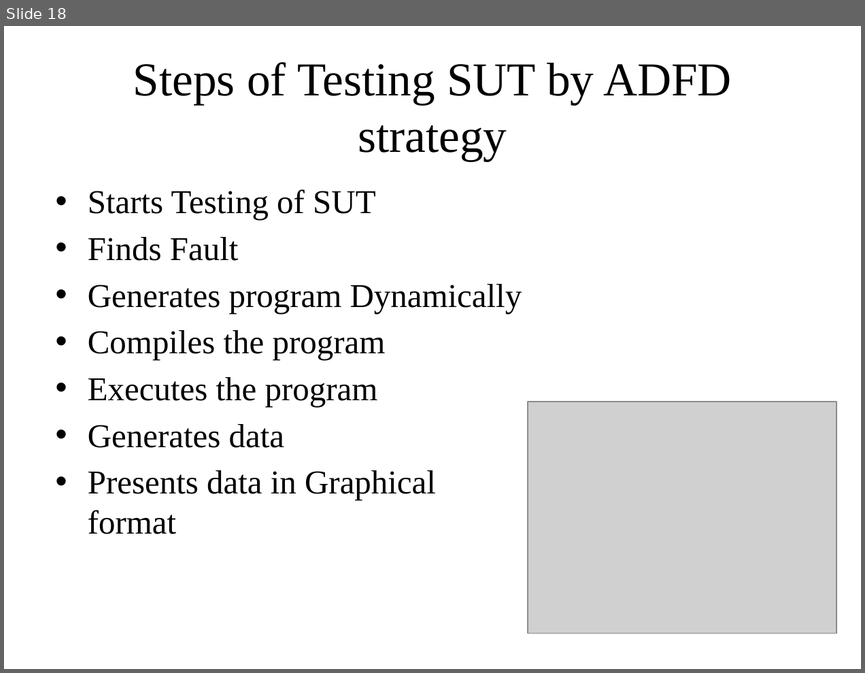
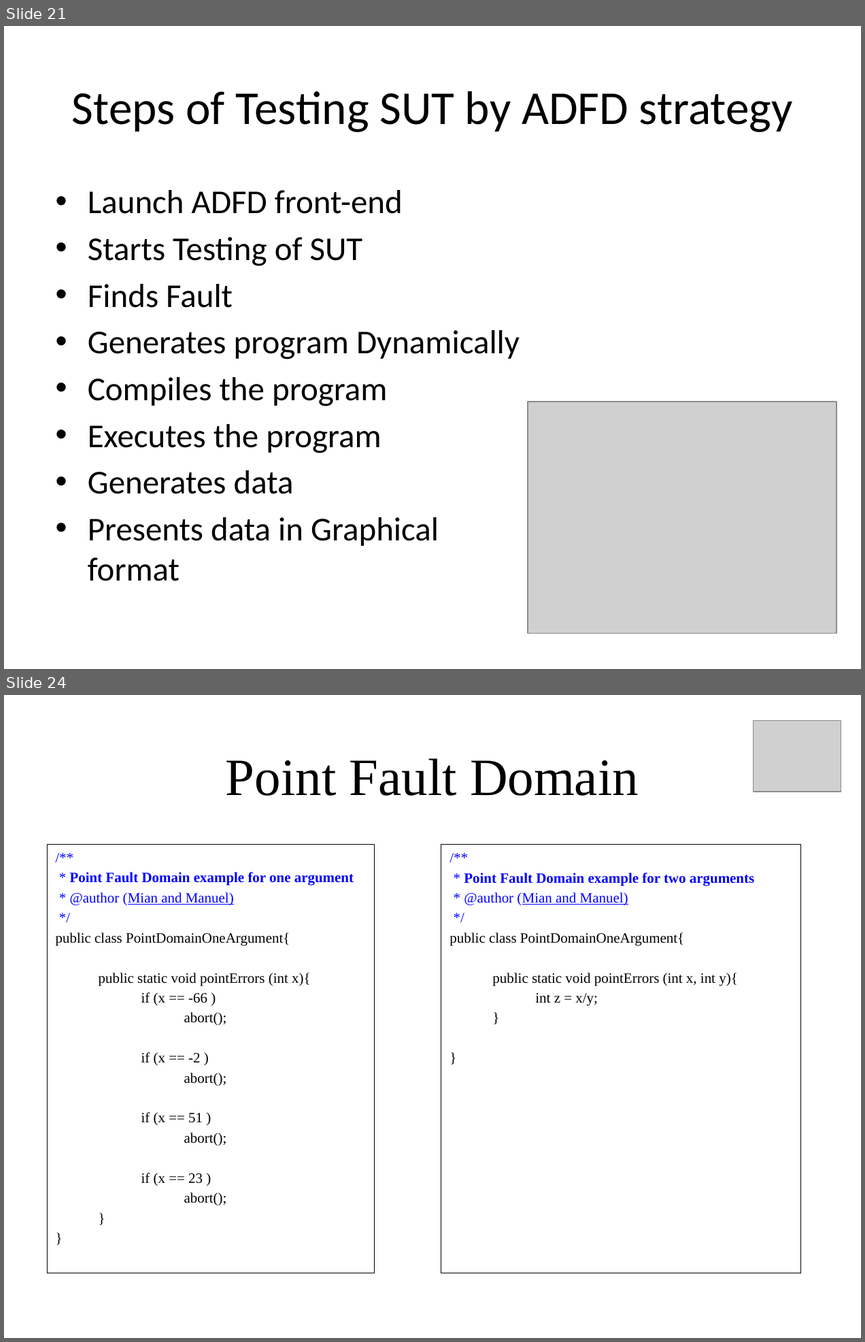
Before and after one commit to maochy/yeti-test, a slide deck: ThesisSeminar/newOne.pptx. Shown one above the other, each under a label of ours: slide 18 before the commit, slides 21 and 24 after it; the slides between them are not shown. The pictures are 865x673 and 865x1342 pixels, drawn with LibreOffice and Linux fonts; fonts in the diff are those of the drawing; grey boxes stand for pictures. Boxes give left, top, right and bottom in pixels: in the first picture for what was removed or moved away, otherwise in the second. Text is boxed around its words. In the diff, an @@ line names an element or a change of style, - is before the commit and + after.

```diff
--- a/ThesisSeminar/newOne.pptx
+++ b/ThesisSeminar/newOne.pptx
@@ slide 24 added at (4, 695, 861, 1338), background #FFFFFF @@
@@ picture added at (753, 721, 841, 792) @@
@@ title added at (226, 758, 638, 796), 44 pt, text #000000 @@
+Point Fault Domain
@@ rectangle added at (47, 844, 374, 1272), outline #000000 0.75 pt, 12 pt, text #000000 @@
+/**
+* Point Fault Domain example for one argument
+* @author (Mian and Manuel)
+*/
+public class PointDomainOneArgument{
+public static void pointErrors (int x){
+if (x == -66 )
+abort();
+if (x == -2 )
+abort();
+if (x == 51 )
+abort();
+if (x == 23 )
+abort();
+}
+}
@@ text added at (441, 844, 800, 1272), outline #000000 0.75 pt, 12 pt, text #000000 @@
+/**
+* Point Fault Domain example for two arguments
+* @author (Mian and Manuel)
+*/
+public class PointDomainOneArgument{
+public static void pointErrors (int x, int y){
+int z = x/y;
+}
+}
@@ what was slide 18 is now slide 21 @@
@@ slide 21 changed as well @@
@@ title "Steps of Testing SUT by ..." at (72, 91, 793, 132): font Times New Roman to Calibri @@
@@ text at (88, 190, 402, 214): paragraph added @@
+• Launch ADFD front-end
@@ text at (88, 237, 519, 581): font Times New Roman to Calibri in "Starts Testing of SUT", "Finds Fault", "Generates program Dynamically", "Compiles the program" and 3 more places @@
```
Also in this commit, not shown: 18 other slides changed, 9 other slides added, 1 slide removed, 1 other file.
